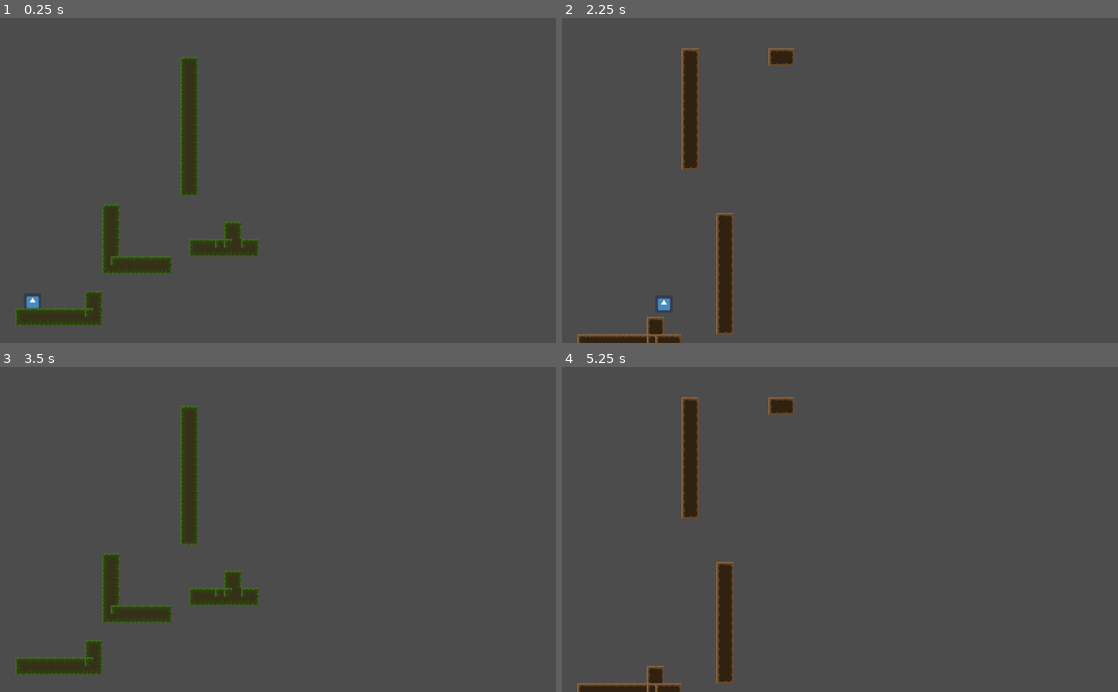
Above: before the commit, frames 1-4 (two rows, left to right).
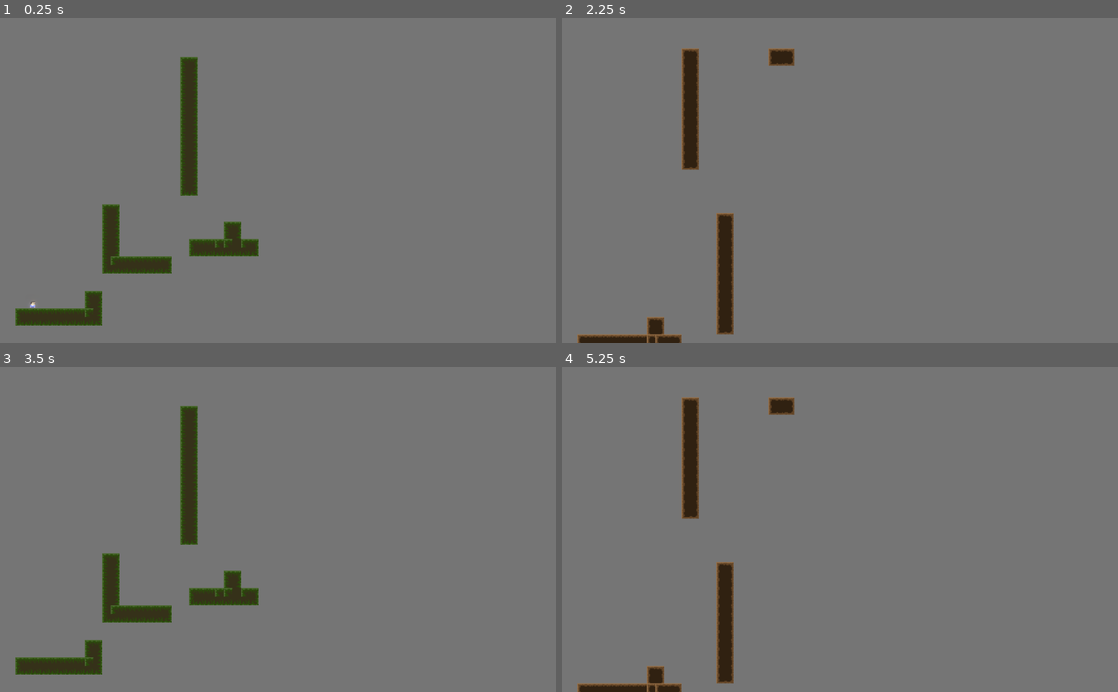
Above: after the commit, the same moments.

Repository: AeolusFS/Seal
Game: Godot game, scene res://Scene/World.tscn
Two runs of this game, one before a commit and one after it. Both use one fixed random seed, a clock stepped at 60 frames per second and the inputs below. The engine's default icon, where the game draws it, is replaced by a stand-in: a white triangle on a blue panel in a dark square.
Inputs:
- Up to frame 1 (0.25 s): no input
- Up to frame 2 (2.25 s): tap Enter at 0.5 s; hold Z (Key_Z) 0.53-1.28 s; hold Right (ui_right) 0.53-2.03 s; tap Up (ui_up) at 0.77, 1.52 s; tap Z (Key_Z) at 1.35 s; hold Left (ui_left) from 2.03 s (still down); hold Z (Key_Z) from 2.03 s (still down)
- Up to frame 3 (3.5 s): release Left (ui_left) at 2.78 s; release Z (Key_Z) at 2.78 s; hold Right (ui_right) from 2.78 s (still down); tap Z (Key_Z) at 2.85 s; tap Up (ui_up) at 3.02 s
- Up to frame 4 (5.25 s): tap Space at 3.5, 5 s; hold Z (Key_Z) 3.53-4.28 s; tap Up (ui_up) at 3.77, 4.52 s; tap Enter at 4.25 s; release Right (ui_right) at 4.28 s; hold Left (ui_left) 4.28-5.03 s; tap Z (Key_Z) at 4.35 s; hold Right (ui_right) from 5.03 s (still down); hold Z (Key_Z) from 5.03 s (still down)

The runs differ from the first frame. In frame 1, 96% of the frame differs, in the area x 0-100%, y 0-100%; in frame 2, 97%; in frame 3, 96%; in frame 4, 97%.

Commit message:
player animation

Diff:
--- a/Seals/Scene/World.tscn
+++ b/Seals/Scene/World.tscn
@@ -1,13 +1,32 @@
-[gd_scene load_steps=37 format=2]
-
-[ext_resource path="res://icon.png" type="Texture" id=1]
+[gd_scene load_steps=45 format=2]
+
+[ext_resource path="res://Scene/World.gd" type="Script" id=1]
 [ext_resource path="res://Script/Player.gd" type="Script" id=2]
-[ext_resource path="res://Environment/grass.png" type="Texture" id=3]
-[ext_resource path="res://Environment/dirt.png" type="Texture" id=4]
-[ext_resource path="res://Scene/World.gd" type="Script" id=5]
+[ext_resource path="res://Art/Player/player_idle1.png" type="Texture" id=3]
+[ext_resource path="res://Art/Player/player_idle2.png" type="Texture" id=4]
+[ext_resource path="res://Art/Player/player_walking1.png" type="Texture" id=5]
+[ext_resource path="res://Art/Player/player_walking2.png" type="Texture" id=6]
+[ext_resource path="res://Art/Player/player_walking3.png" type="Texture" id=7]
+[ext_resource path="res://Art/Player/player_walking4.png" type="Texture" id=8]
+[ext_resource path="res://Environment/grass.png" type="Texture" id=9]
+[ext_resource path="res://Environment/dirt.png" type="Texture" id=10]
+[ext_resource path="res://Shaders/glow.shader" type="Shader" id=11]
+
+[sub_resource type="SpriteFrames" id=32]
+animations = [ {
+"frames": [ ExtResource( 3 ), ExtResource( 4 ) ],
+"loop": true,
+"name": "idle",
+"speed": 3.0
+}, {
+"frames": [ ExtResource( 5 ), ExtResource( 6 ), ExtResource( 7 ), ExtResource( 8 ) ],
+"loop": true,
+"name": "walking",
+"speed": 10.0
+} ]
 
 [sub_resource type="RectangleShape2D" id=1]
-extents = Vector2( 24, 24 )
+extents = Vector2( 9.35645, 14.171 )
 
 [sub_resource type="ConvexPolygonShape2D" id=2]
 points = PoolVector2Array( 32, 32, 0, 32, 0, 32, 32, 32 )
@@ -303,8 +322,11 @@
 } ]
 0/z_index = 0
 
+[sub_resource type="ShaderMaterial" id=33]
+shader = ExtResource( 11 )
+
 [node name="World" type="Node"]
-script = ExtResource( 5 )
+script = ExtResource( 1 )
 
 [node name="Camera2D" type="Camera2D" parent="."]
 position = Vector2( 1160, -216 )
@@ -312,16 +334,20 @@
 zoom = Vector2( 2, 2 )
 
 [node name="Player" type="KinematicBody2D" parent="."]
-position = Vector2( 256, 200 )
+position = Vector2( 256, 198.491 )
 script = ExtResource( 2 )
 __meta__ = {
 "_edit_group_": true
 }
 
-[node name="Sprite" type="Sprite" parent="Player"]
-texture = ExtResource( 1 )
+[node name="Player_sprite" type="AnimatedSprite" parent="Player"]
+frames = SubResource( 32 )
+animation = "idle"
+frame = 1
+playing = true
 
 [node name="CollisionShape2D" type="CollisionShape2D" parent="Player"]
+position = Vector2( 0, -2 )
 shape = SubResource( 1 )
 
 [node name="Outer" type="TileMap" parent="."]
@@ -335,3 +361,9 @@
 cell_size = Vector2( 32, 32 )
 format = 1
 tile_data = PoolIntArray( -1441774, 0, 0, -1441773, 0, 2, -1441764, 0, 0, -1441763, 0, 1, -1441762, 0, 2, -1376238, 0,  …(1510 unchanged characters)…
+
+[node name="Glow_shader" type="ColorRect" parent="."]
+material = SubResource( 33 )
+margin_top = -1174.0
+margin_right = 2771.0
+margin_bottom = 916.0
--- a/Seals/Script/Player.gd
+++ b/Seals/Script/Player.gd
@@ -10,14 +10,20 @@
 var on_wall_speed = 100
 var on_wall_l = false
 var on_wall_r = false
+onready var player_anim = get_node("Player_sprite")
 
 func _physics_process(delta):
 
 	if Input.is_action_pressed("ui_left"):
+		player_anim.play("walking")
+		player_anim.set_flip_h(true)
 		motion.x = max(motion.x - acceleration, -MAX_speed)
 	elif Input.is_action_pressed("ui_right"):
+		player_anim.play("walking")
+		player_anim.set_flip_h(false)
 		motion.x = min(motion.x + acceleration, MAX_speed)
 	else:
+		player_anim.play("idle")
 		motion.x = lerp(motion.x, 0, 0.2)
 
 	if is_on_wall():
--- /dev/null
+++ b/Seals/Shaders/OverlayShader.shader
@@ -0,0 +1,83 @@
+shader_type canvas_item;
+render_mode unshaded;
+
+uniform sampler2D displace : hint_albedo;
+uniform float dispAmt : hint_range(0, 0.1);
+uniform float dispScale : hint_range(0.1, 2.0);
+uniform float abberationAmt : hint_range(0, 0.1);
+uniform float timeLine : hint_range(0.0, 10.0);
+
+uniform float scanSpeed : hint_range(0.0, 100.0);
+uniform float scanOffset : hint_range(0.0, 100.0);
+
+uniform float screenCurvature : hint_range(0.0, 10.0);
+uniform float curvatureDistance : 1.5;
+
+vec2 distort(vec2 p) {
+
+	float angle = p.y / p.x;
+	float theta = atan(p.y, p.x);
+	float radius = length(p);
+	radius = pow(radius, screenCurvature);
+
+	p.x = radius * cos(theta);
+	p.y = radius * sin(theta);
+
+	return 0.5 * (p + vec2(1.0,1.0));
+}
+
+
+void fragment() {
+
+	// Remaping from 0:1 to -1:1
+	vec2 p = (2.0 * SCREEN_UV) - 1.0;
+	float d = length(p);
+	if(d < curvatureDistance){
+		p = distort(p);
+	}else{
+		p = SCREEN_UV;
+	}
+
+	// Displacement
+	vec2 dispUv = p + vec2(0, TIME * 0.1);
+	dispUv *= dispScale;
+	vec2 disp = texture(displace, dispUv).xy;
+	vec2 noiseUV = p + disp * dispAmt;
+
+	// Noise Texture Sample
+	float noise = texture(SCREEN_TEXTURE, noiseUV).r;
+
+	// Horizontal Scan Lines
+	float h = p.y * scanOffset - TIME * scanSpeed;
+	h = clamp(1.0 - (abs(sin(h)) * 3.0), 0.0, 1.0);
+
+	float clampedHLine = clamp(h * noise, 0.15, 1.0);
+
+	float hLine = clampedHLine * noise;
+	hLine *= 0.2;
+
+	// Center "ball" thing
+	vec2 cUv = p * 2.0 - 1.0;
+	float tLine = pow(timeLine,2)*0.2;
+	float modTLine = clamp(tLine / 4.0, 1.0, 8.0);
+	modTLine = pow(modTLine, 2.5);
+	cUv *= vec2(modTLine, tLine);
+
+	float cBall =  2.0 * ((1.0 - length(cUv)) - 0.5);
+	float cLine = pow(1.0 - length(vec2(cUv.g, 0.0)), 12.0);
+
+	float center = 10.0 * ((cBall + cLine) - 0.1);
+
+	float t = timeLine / 10.0;
+	float final = (1.0-t)*hLine+t*center;
+
+	// Abberation
+	COLOR.r = texture(SCREEN_TEXTURE, noiseUV - abberationAmt * h).r;
+	COLOR.g = texture(SCREEN_TEXTURE, noiseUV).g;
+	COLOR.b = texture(SCREEN_TEXTURE, noiseUV + abberationAmt * h).b;
+	COLOR.a = texture(SCREEN_TEXTURE, noiseUV).a;
+
+	COLOR.rgb += vec3(final);
+
+	//COLOR = texture(SCREEN_TEXTURE, p);
+}
--- /dev/null
+++ b/Seals/Shaders/glow.shader
@@ -0,0 +1,20 @@
+shader_type canvas_item;
+
+vec4 sample_glow_pixel(sampler2D tex, vec2 uv) {
+    float hdr_threshold = 0.1; // Exagerated, almost everything will glow
+    return max(textureLod(tex, uv, 2.0) - hdr_threshold, vec4(0.0));
+}
+
+void fragment() {
+    vec2 ps = SCREEN_PIXEL_SIZE;
+    // Get blurred color from pixels considered glowing
+    vec4 col0 = sample_glow_pixel(SCREEN_TEXTURE, SCREEN_UV + vec2(-ps.x, 0));
+    vec4 col1 = sample_glow_pixel(SCREEN_TEXTURE, SCREEN_UV + vec2(ps.x, 0));
+    vec4 col2 = sample_glow_pixel(SCREEN_TEXTURE, SCREEN_UV + vec2(0, -ps.y));
+    vec4 col3 = sample_glow_pixel(SCREEN_TEXTURE, SCREEN_UV + vec2(0, ps.y));
+
+    vec4 col = texture(SCREEN_TEXTURE, SCREEN_UV);
+    vec4 glowing_col = 0.2 * (col0 + col1 + col2 + col3);
+
+    COLOR = vec4(col.rgb + glowing_col.rgb, col.a);
+}
--- /dev/null
+++ b/Seals/Shaders/vignette.shader
@@ -0,0 +1,10 @@
+shader_type canvas_item;
+
+uniform sampler2D vignette;
+
+void fragment() {
+	vec3 vignette_color = texture(vignette, UV).rgb;
+	// Screen texture stores gaussian blurred copies on mipmaps
+	COLOR.rgb = textureLod(SCREEN_TEXTURE, SCREEN_UV, (1.0 - vignette_color.r) * 4.0).rgb;
+	COLOR.rgb *= texture(vignette, UV).rgb;
+}
Binary file added: Seals/Art/Player/player_idle1.png
Not shown, added: Seals/Art/Player/player_idle1.png.import
Binary file added: Seals/Art/Player/player_idle2.png
Not shown, added: Seals/Art/Player/player_idle2.png.import
Binary file added: Seals/Art/Player/player_walking1.png
Not shown, added: Seals/Art/Player/player_walking1.png.import
Binary file added: Seals/Art/Player/player_walking2.png
Not shown, added: Seals/Art/Player/player_walking2.png.import
Binary file added: Seals/Art/Player/player_walking3.png
Not shown, added: Seals/Art/Player/player_walking3.png.import
Binary file added: Seals/Art/Player/player_walking4.png
Not shown, added: Seals/Art/Player/player_walking4.png.import
(and 1 more such lines)
